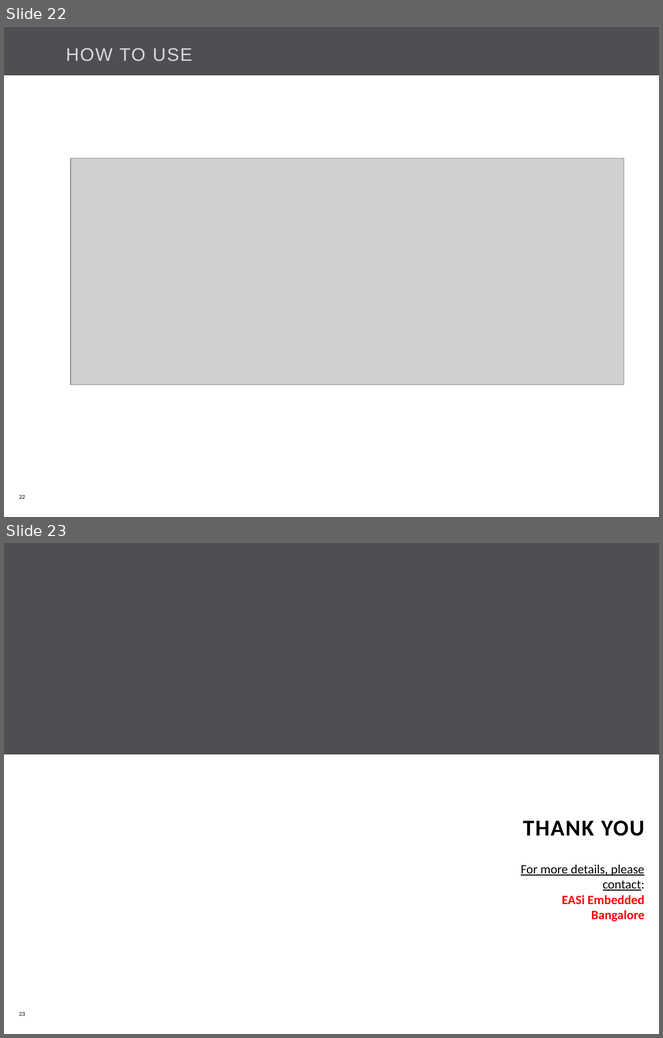
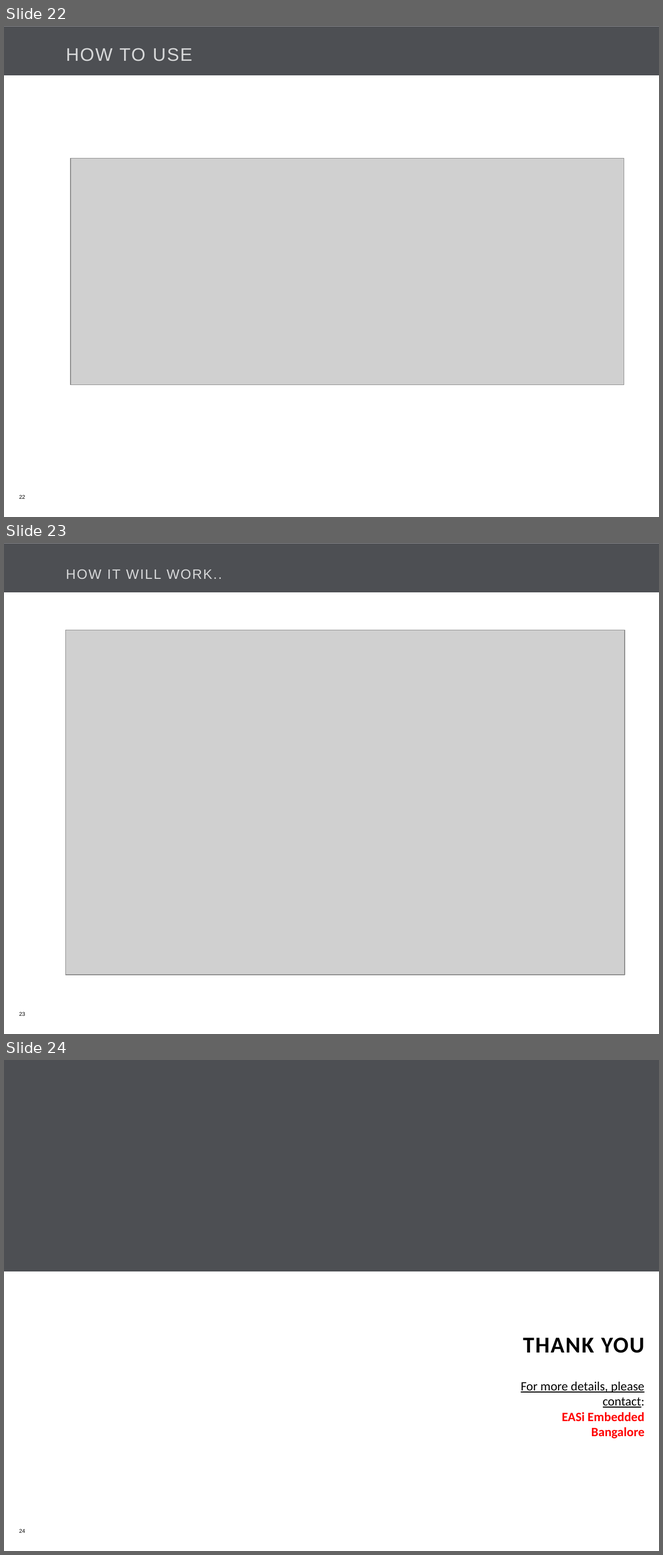
Before and after one commit to Bajarangi/demo, a slide deck: trunk/EasiCab/Documents/EASiCab_POC_kick off.pptx. Shown one above the other, each under a label of ours: slides 22 and 23 before the commit, slides 22, 23 and 24 after it. The pictures are 663x1038 and 663x1555 pixels, drawn with LibreOffice and Linux fonts; fonts in the diff are those of the drawing; grey boxes stand for pictures; background and template pictures are left out. Boxes give left, top, right and bottom in pixels: in the first picture for what was removed or moved away, otherwise in the second. Text is boxed around its words. In the diff, an @@ line names an element or a change of style, - is before the commit and + after.

```diff
--- a/trunk/EasiCab/Documents/EASiCab_POC_kick off.pptx
+++ b/trunk/EasiCab/Documents/EASiCab_POC_kick off.pptx
@@ slide 23 added at (4,543,659,1034), background #FFFFFF; not listed: 2 template elements that a slide beside it also shows @@
@@ title added at (66,569,222,579), 15 pt, text #D7D8D9 @@
+HOW IT WILL WORK..
@@ picture added at (65,630,625,976) @@
@@ page number added at (19,1012,25,1016), 6 pt, text #000000 @@
+23
@@ what was slide 23 is now slide 24 @@
@@ page number at (19,1529,25,1533): text changed @@
-23
+24
```
Also in this commit, not shown: 5 slides changed.
